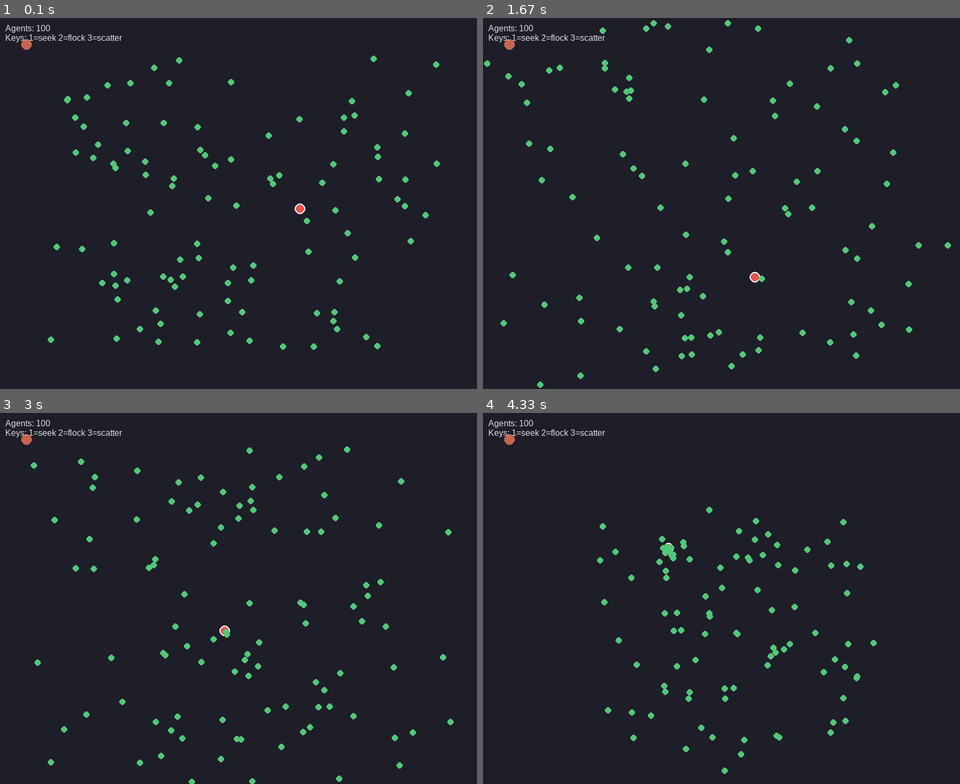
Above: before the commit, frames 1-4 (two rows, left to right).
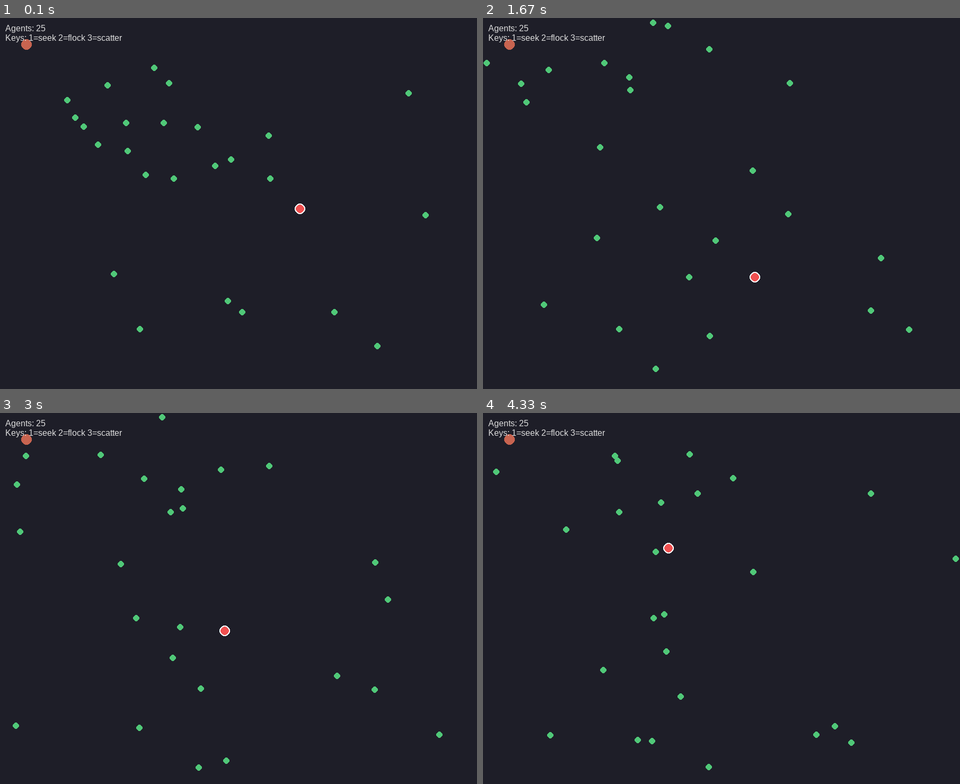
Above: after the commit, the same moments.

Repository: ASachoTanzer/ME459Swarm
Game: pygame game, started from swarm_sim/main.py
Two runs of this game, one before a commit and one after it. Both use one fixed random seed, a clock stepped at 60 frames per second and the inputs below.
Inputs:
- Up to frame 1 (0.1 s): no input
- Up to frame 2 (1.67 s): no input
- Up to frame 3 (3 s): no input
- Up to frame 4 (4.33 s): no input

The runs differ from the first frame. In frame 1, 1.2% of the frame differs, in the area x 7-93%, y 1-90%; in frame 2, 1.4%; in frame 3, 2.1%, in the area x 2-96%, y 0-100%; in frame 4, 1.9%.

Commit message:
moved mothership velocity to pso func for clipping

Diff:
--- a/swarm_sim/agents.py
+++ b/swarm_sim/agents.py
@@ -19,9 +19,6 @@
         # algorithm dispatcher
         # fn = getattr(algorithms, self.algorithm, algorithms.random_walk)
         new_vel = algorithms.dynamic_k_pso(self, sim)
-        if config.USE_MOTHERSHIP:
-            mothership_vel = algorithms.v_mothership(self, sim)
-            new_vel = (new_vel[0] + mothership_vel[0], new_vel[1] + mothership_vel[1])
         # apply velocity and clamp
         self.velocity = new_vel
         self.pos[0] += self.velocity[0]
--- a/swarm_sim/algorithms.py
+++ b/swarm_sim/algorithms.py
@@ -171,6 +171,11 @@
     vx = vpso[0] + vrep[0]
     vy = vpso[1] + vrep[1]
 
+    if config.USE_MOTHERSHIP:
+        mothership_vel = v_mothership(agent, sim)
+        vx += mothership_vel[0]
+        vy += mothership_vel[1]
+
     # clamp to V_MAX
     return clamp((vx, vy), config.V_MAX)
 
--- a/swarm_sim/config.py
+++ b/swarm_sim/config.py
@@ -4,7 +4,7 @@
 MOTHERSHIP_COLOR = (200, 100, 80)
 TARGET_COLOR = (240, 80, 80)
 FPS = 60
-NUM_AGENTS = 100
+NUM_AGENTS = 25
 MAX_SPEED = 2.5
 AGENT_RADIUS = 6
 MOTHERSHIP_POS = (50, 50)
@@ -36,6 +36,6 @@
 WALL_STRENGTH = 2.0
 
 USE_MOTHERSHIP = True
-MOTHERSHIP_STRENGTH = 1e-4
+MOTHERSHIP_STRENGTH = 1e-3
 
 CAMERA_FOLLOW = False
